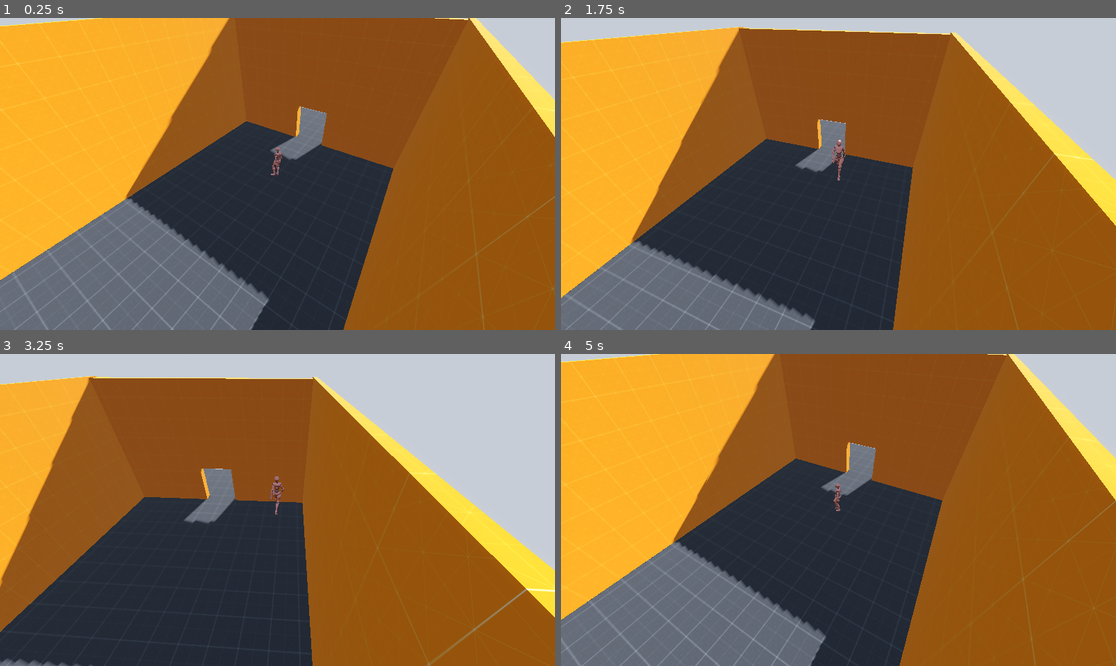
Above: before the commit, frames 1-4 (two rows, left to right).
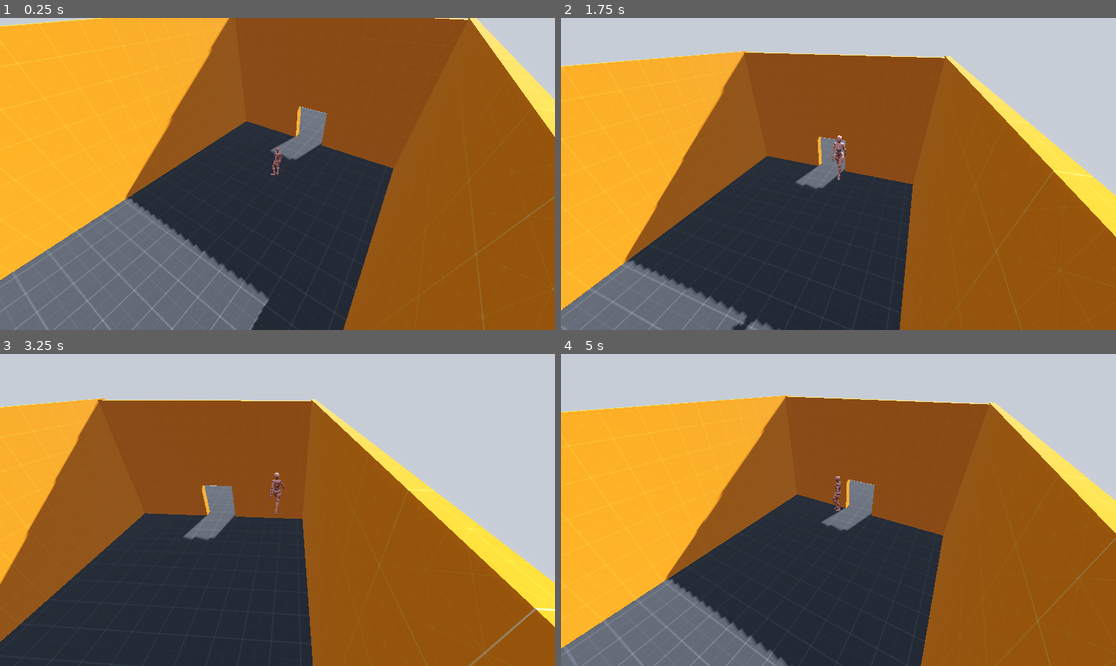
Above: after the commit, the same moments.

Repository: Bloombeard/diamond-heist
Game: Godot game, scene res://scenes/vault.tscn
Same seed, same stepped clock (60 frames per second), same inputs: the game is played once before the commit and once after it.
Inputs:
- Up to frame 1 (0.25 s): no input
- Up to frame 2 (1.75 s): tap Enter at 0.5 s; hold D (move_right) 0.53-1.28 s; tap Space (jump) at 0.6, 0.77, 1.07, 1.52, 1.55 s; hold S (move_backward) from 1.28 s (still down); tap Shift (run) at 1.35 s
- Up to frame 3 (3.25 s): tap Space (jump) at 1.82, 2.1, 3.02, 3.05 s; release S (move_backward) at 2.03 s; hold D (move_right) 2.03-2.78 s; hold W (move_forward) from 2.78 s (still down); tap Shift (run) at 2.85 s
- Up to frame 4 (5 s): tap Space (jump) at 3.32, 3.6, 3.77, 4.07, 4.52, 4.55, 4.82 s; release W (move_forward) at 3.53 s; hold A (move_left) from 3.53 s (still down); tap Shift (run) at 4.35 s

The runs differ from the first frame. In frame 1, less than 0.1% of the frame differs, in the area x 12-30%, y 50-70%; in frame 2, 18%; in frame 3, 14%; in frame 4, 33%, in the area x 0-100%, y 0-100%.

Commit message:
more robust jump settings as variables

Diff:
--- a/scripts/player.gd
+++ b/scripts/player.gd
@@ -7,7 +7,9 @@
 @export var camera_switch_input_change_delay := 0.3
 
 @export_group("Jump")
-@export var jump_impulse := 12.0
+@export var jump_height := 5
+@export var jump_time_to_peak := 0.5
+@export var jump_time_to_descent := 0.4
 
 @export_group("Jump")
 
@@ -18,6 +20,9 @@
 @onready var outside_follow_camera: Camera3D = $"../outside_follow_camera/PathFollow3D/Camera3D"
 @onready var player_skin: Node3D = %player_skin
 @onready var animation_player: AnimationPlayer = %AnimationPlayer
+@onready var jump_velocity : float = ((2.0 * jump_height) / jump_time_to_peak)
+@onready var jump_gravity : float = ((-2.0 * jump_height) / (jump_time_to_peak * jump_time_to_peak))
+@onready var fall_gravity : float = ((-2.0 * jump_height) / (jump_time_to_descent * jump_time_to_descent))
 
 var active_view_camera: Camera3D = hallway_camera
 var active_movement_camera: Camera3D = hallway_camera
@@ -43,10 +48,16 @@
 		move_speed = walk_speed
 		current_move_animation = walk_animation_name
 
-func _physics_process(delta: float) -> void:
-	# JUMP
+func get_player_gravity() -> float:
+	if velocity.y > 0.0:
+		print("using jump_gravity")
+		return jump_gravity
+	else:
+		print("using fall_gravity")
+		return fall_gravity
 
 
+func _physics_process(delta: float) -> void:
 	# MOVEMENT, relative to camera
 	var raw_input := Input.get_vector("move_left", "move_right", "move_forward", "move_backward")
 	var forward := active_movement_camera.global_basis.z
@@ -58,12 +69,11 @@
 
 	var y_velocity := velocity.y
 	velocity.y = 0.0
-	velocity.move_toward
 	velocity = velocity.move_toward(move_direction * move_speed, acceleration * delta)
-	velocity.y = y_velocity + gravity * delta
+	velocity.y = y_velocity + get_player_gravity() * delta
 
 	if Input.is_action_just_pressed("jump") and is_on_floor():
-		velocity.y += jump_impulse
+		velocity.y += jump_velocity
 
 	move_and_slide()
 
